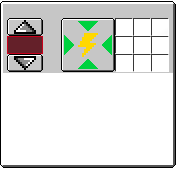
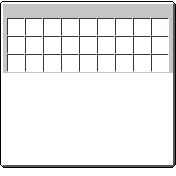
Before/after of a 176×176 layered artwork. What changed in the layer stack:
hid "input" over (x1=64, y1=21, x2=112, y2=69)
hid "energie" over (x1=78, y1=33, x2=98, y2=57)
hid "fleche haut" over (x1=14, y1=20, x2=36, y2=34)
hid "fleche" over (x1=14, y1=56, x2=36, y2=70)
hid "down button" over (x1=7, y1=54, x2=43, y2=72)
hid "up button" over (x1=7, y1=18, x2=43, y2=36)
hid "big button" over (x1=61, y1=18, x2=115, y2=72)
hid "fond" over (x1=7, y1=18, x2=115, y2=72)
painted on "quantum.png" over (x1=7, y1=36, x2=43, y2=54)
